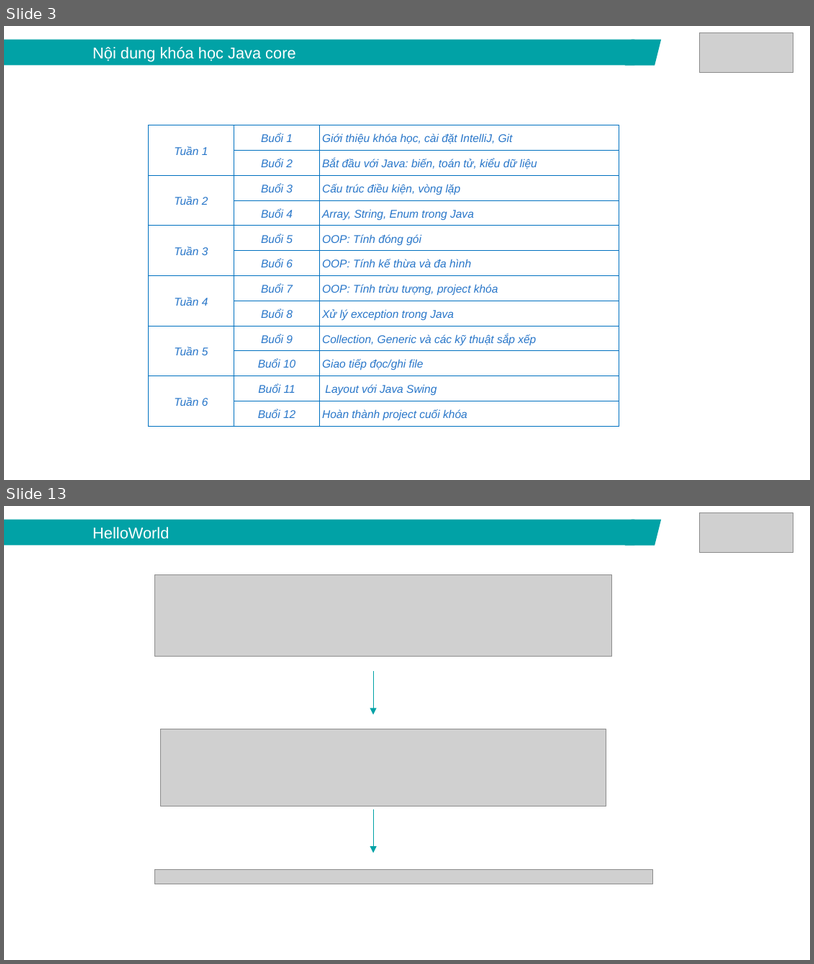
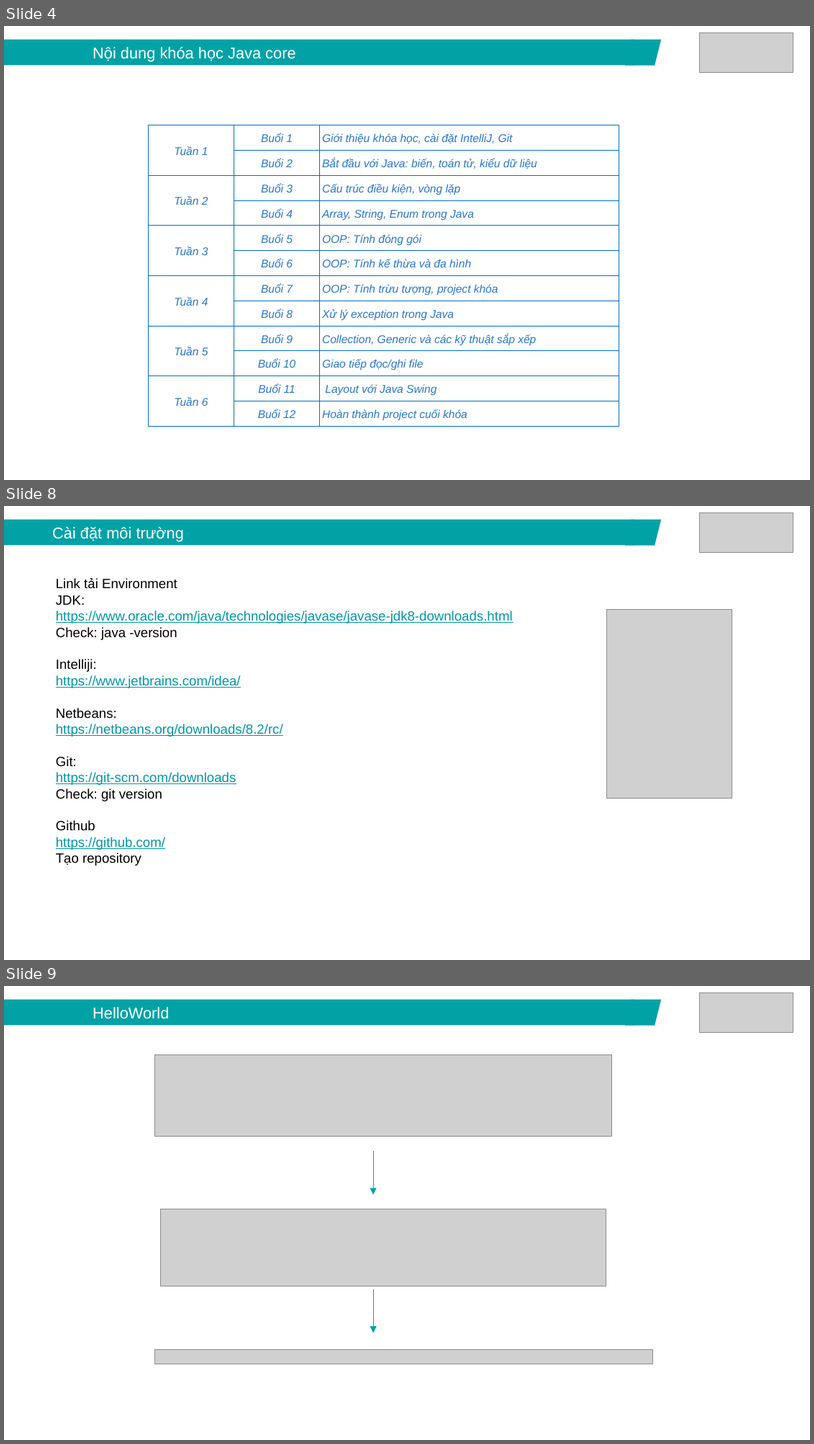
Before and after one commit to lamxung55/javacore, a slide deck: ppt/Java core - Lecture 1 - Introduction.pptx. Shown one above the other, each under a label of ours: slides 3 and 13 before the commit, slides 4, 8 and 9 after it; the slides between them are not shown. The pictures are 814x964 and 814x1444 pixels, drawn with LibreOffice and Linux fonts; fonts in the diff are those of the drawing; grey boxes stand for pictures. Boxes give left, top, right and bottom in pixels: in the first picture for what was removed or moved away, otherwise in the second. Text is boxed around its words. In the diff, an @@ line names an element or a change of style, - is before the commit and + after.

```diff
--- a/ppt/Java core - Lecture 1 - Introduction.pptx
+++ b/ppt/Java core - Lecture 1 - Introduction.pptx
@@ slide 8 added at (4,506,810,960), background #FFFFFF @@
@@ rectangle added at (4,520,635,546), fill #01A2A6, 14 pt, text #FFFFFF @@
+Cài đặt môi trường
@@ parallelogram added at (625,520,661,546), fill #01A2A6 @@
@@ picture added at (700,512,793,552) @@
@@ text added at (56,578,513,865), 12 pt, text #0097A7, underline @@
+Link tải Environment
+JDK:
+https://www.oracle.com/java/technologies/javase/javase-jdk8-downloads.html
+Check: java -version
+Intelliji:
+https://www.jetbrains.com/idea/
+Netbeans:
+https://netbeans.org/downloads/8.2/rc/
+Git:
+https://git-scm.com/downloads
+Check: git version
+Github
+https://github.com/
+Tạo repository
@@ picture added at (607,609,732,798) @@
@@ what was slide 3 is now slide 4 @@
@@ what was slide 13 is now slide 9 @@
```
Also in this commit, not shown: 4 slides changed, 1 other slide added, 6 slides removed, 7 other files.
